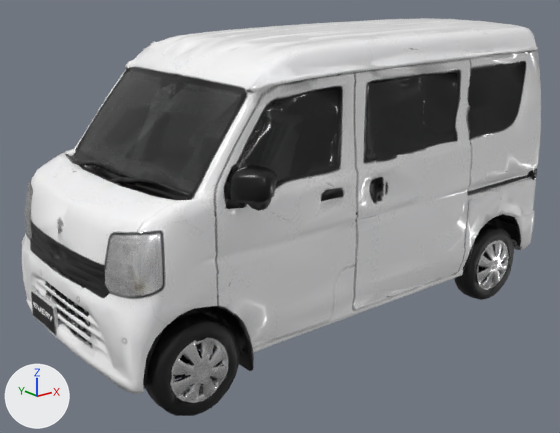
An edit to the glTF model apps/web/public/models/every.glb, drawn before and after from the same camera.
Before and after are seen from a 50 mm lens placed at (-3.19, -3.78, 2.22), pointed at (-0.15, 0.02, 0.7). The axes (+X, +Y, +Z) are drawn at lower left. The lights are the same throughout. The picture after the commit comes second. Vertices at exactly the same position are counted once.

In view in the first picture: 'mesh_node'.
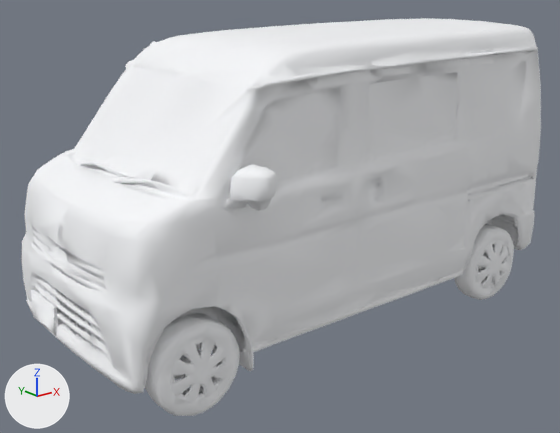
Changed parts and their boxes (x1, y1, x2, y2) in the pictures (560 x 433 px):
'mesh_node', surface changed (grey to white)
    both: (21, 18, 539, 416)

Patch to the scene script:
```diff
--- a/apps/web/public/models/every.glb.py
+++ b/apps/web/public/models/every.glb.py
@@ mat_material @@
 mat_material = bpy.data.materials.new('material')
-# nodes: BsdfPrincipled, NormalMap, OutputMaterial, SeparateColor, TexImage x3
-# uses the picture img_base_color
-# uses the picture img_metallic_roughness
-# uses the picture img_normal
+# nodes: BsdfPrincipled, OutputMaterial
+# colours: white #f7f8fa
@@ me_mesh @@
 me_mesh.from_pydata(...)  # 7864 vertices, 15975 faces; spans x -1.7..1.7, y -0.93..0.93, z 0.0..1.9
 # used by ob_mesh_node; location = (0.0, 0.0, 0.0)
+# me_mesh part 1: texture (UV) coordinates changed
 me_mesh.materials.append(mat_material)
```
